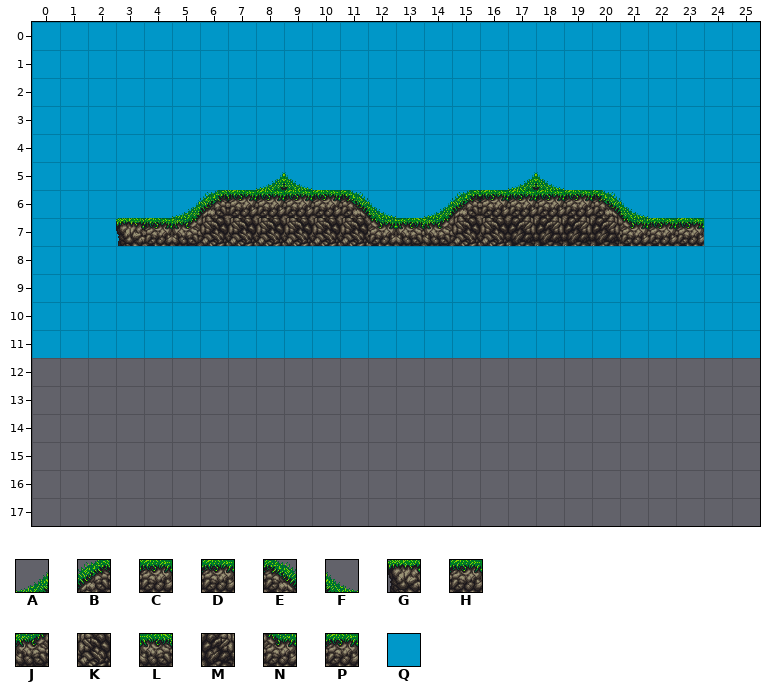
Two versions of a level (Tiled map, data/MaxHaxLevel1.tmx). That is the earlier state.
Cells are 32x32 px. Shown: x 0..25, y 0..17. The old version is drawn lined up with the new one.
Key: from "ground": A 19, B 20, C 21, D 26, E 27, F 28, G 33, H 34, J 35, K 36, L 39, M 43, N 44, P 45; from "sky": Q 0.
_ is an empty cell, # one hidden under a higher layer.
Layer "Sky" before, first column x 0:
 0 QQQQQQQQQQQQQQQQQQQQQQQQQQ
 1 QQQQQQQQQQQQQQQQQQQQQQQQQQ
 2 QQQQQQQQQQQQQQQQQQQQQQQQQQ
 3 QQQQQQQQQQQQQQQQQQQQQQQQQQ
 4 QQQQQQQQQQQQQQQQQQQQQQQQQQ
 5 QQQQQQQQQQQQQQQQQQQQQQQQQQ
 6 QQQQQQQ####QQQQQ####QQQQQQ
 7 QQQQ####################QQ
 8 QQQQQQQQQQQQQQQQQQQQQQQQQQ
 9 QQQQQQQQQQQQQQQQQQQQQQQQQQ
10 QQQQQQQQQQQQQQQQQQQQQQQQQQ
11 QQQQQQQQQQQQQQQQQQQQQQQQQQ
12 __________________________
13 __________________________
14 __________________________
15 __________________________
16 __________________________
17 __________________________
Layer "Ground" before, first column x 0:
 0 __________________________
 1 __________________________
 2 __________________________
 3 __________________________
 4 __________________________
 5 ________AF_______AF_______
 6 _____ABCDDDEF_ABDDDDEF____
 7 ___GHJKKKKKKNLJKKMMMMNPP__
 8 __________________________
 9 __________________________
10 __________________________
11 __________________________
12 __________________________
13 __________________________
14 __________________________
15 __________________________
16 __________________________
17 __________________________
After the commit:
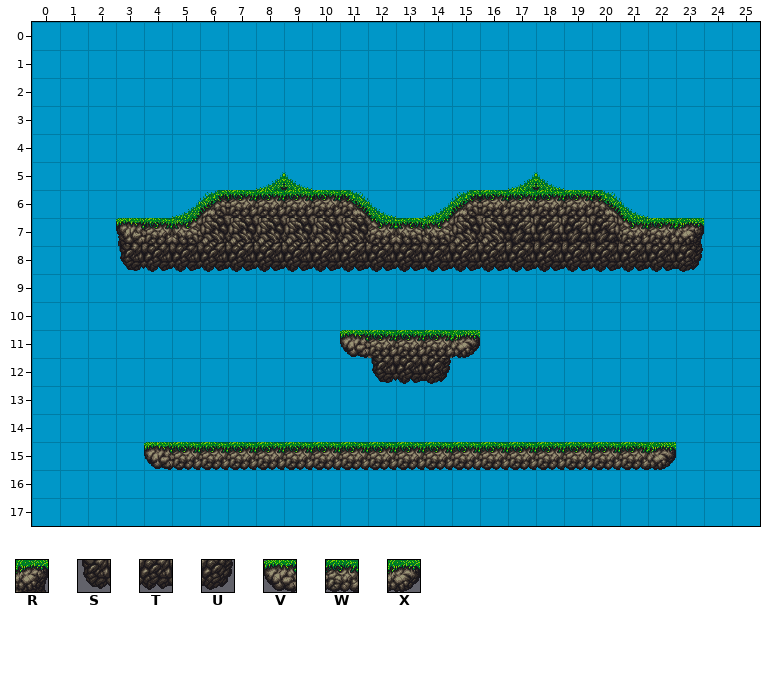
Further tiles: from "ground": R 46, S 81, T 82, U 94, V 113, W 115, X 117.
Difference:
map size 26x12 -> 26x18 cells
Layer "Sky":
y 12..17: x 0..25 __________________________ -> QQQQQQQQQQQQQQQQQQQQQQQQQQ
Layer "Ground":
y 7: x 23 P -> R
y 8: x 3..23 _____________________ -> STTTTTTTTTTTTTTTTTTTU
y 11: x 11..15 _____ -> VPPPX
y 12: x 12..14 ___ -> STU
y 15: x 4..22 ___________________ -> VWWWWWWWWWWWWWWWWWX
